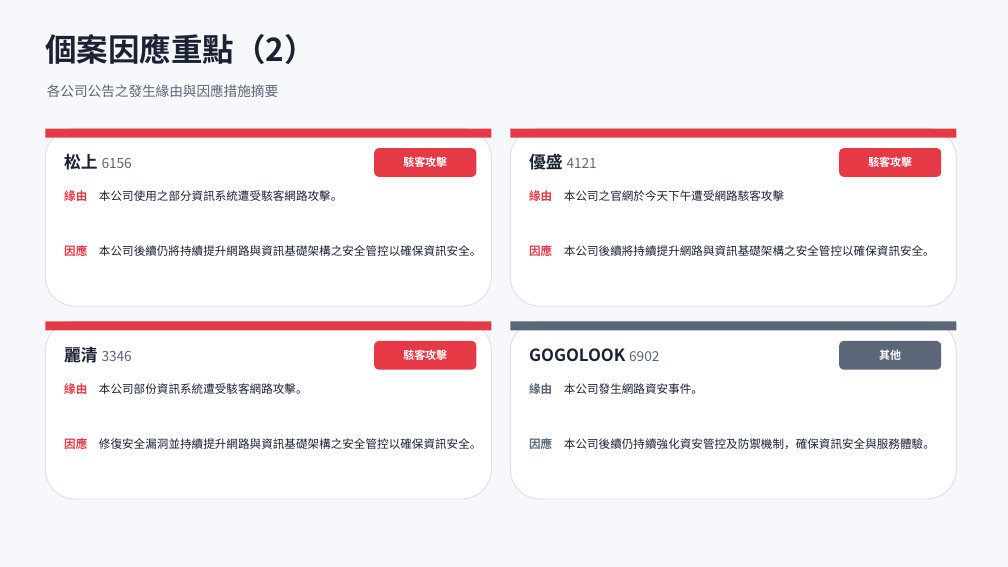
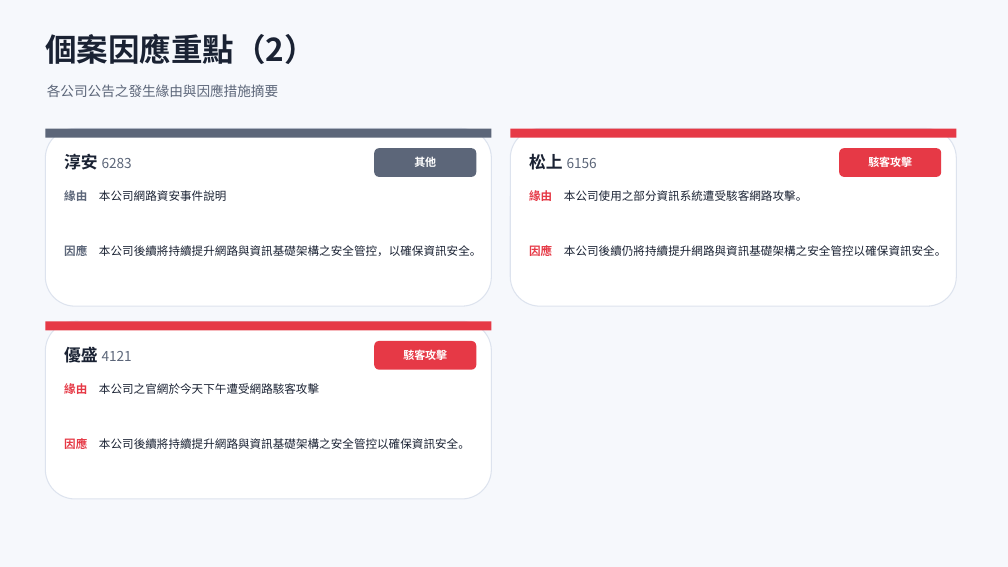
Before and after one commit to Johnnylin77/mops-isec-monitor, a slide deck: slide 7 of 資安事件因應分析.pptx. Drawn at 1008x567 pixels with LibreOffice and Linux fonts; fonts in the diff are those of the drawing. Boxes give left, top, right and bottom in pixels: in the first picture for what was removed or moved away, otherwise in the second. Text is boxed around its words. In the diff, an @@ line names an element or a change of style, - is before the commit and + after.

```diff
--- a/資安事件因應分析.pptx
+++ b/資安事件因應分析.pptx
@@ rectangle at (45,129,492,138): fill #E63946 to #5C6679 @@
@@ rounded rectangle at (374,148,476,177): fill #E63946 to #5C6679 @@
@@ text at (64,153,132,170): text changed @@
-松上 6156
+淳安 6283
@@ text at (414,157,436,167): text changed @@
-駭客攻擊
+其他
@@ text at (529,153,597,170): text changed @@
-優盛 4121
+松上 6156
@@ text at (64,190,226,201): text changed @@
-緣由 本公司使用之部分資訊系統遭受駭客網路攻擊。
+緣由 本公司網路資安事件說明
@@ text at (529,190,807,201): text changed @@
-緣由 本公司之官網於今天下午遭受網路駭客攻擊
+緣由 本公司使用之部分資訊系統遭受駭客網路攻擊。
@@ text at (64,245,481,256): text changed @@
-因應 本公司後續仍將持續提升網路與資訊基礎架構之安全管控以確保資訊安全。
+因應 本公司後續將持續提升網路與資訊基礎架構之安全管控，以確保資訊安全。
@@ text at (529,243,946,259): text changed @@
-因應 本公司後續將持續提升網路與資訊基礎架構之安全管控以確保資訊安全。
+因應 本公司後續仍將持續提升網路與資訊基礎架構之安全管控以確保資訊安全。
@@ rounded rectangle removed at (510,321,957,499) @@
@@ rectangle removed at (510,321,957,330) @@
@@ text at (64,344,132,366): text changed @@
-麗清 3346
+優盛 4121
@@ text removed at (529,348,659,362) @@
-GOGOLOOK 6902
@@ rounded rectangle removed at (839,341,941,370) @@
@@ text removed at (879,350,901,360) @@
-其他
@@ text at (64,383,319,394): text changed @@
-緣由 本公司部份資訊系統遭受駭客網路攻擊。
+緣由 本公司之官網於今天下午遭受網路駭客攻擊
@@ text removed at (529,383,703,394) @@
-緣由 本公司發生網路資安事件。
@@ text at (64,436,470,452): text changed @@
-因應 修復安全漏洞並持續提升網路與資訊基礎架構之安全管控以確保資訊安全。
+因應 本公司後續將持續提升網路與資訊基礎架構之安全管控以確保資訊安全。
@@ text removed at (529,438,935,449) @@
-因應 本公司後續仍持續強化資安管控及防禦機制，確保資訊安全與服務體驗。
```
Also in this commit, not shown: 5 other slides changed, 1 slide removed, 2 other files.
